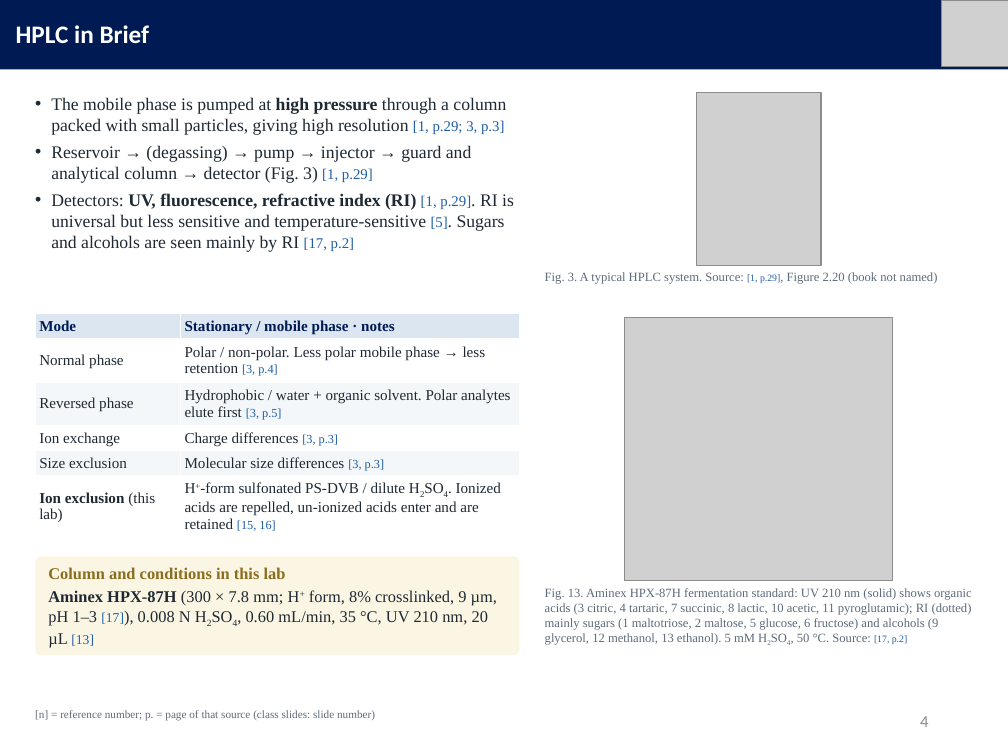
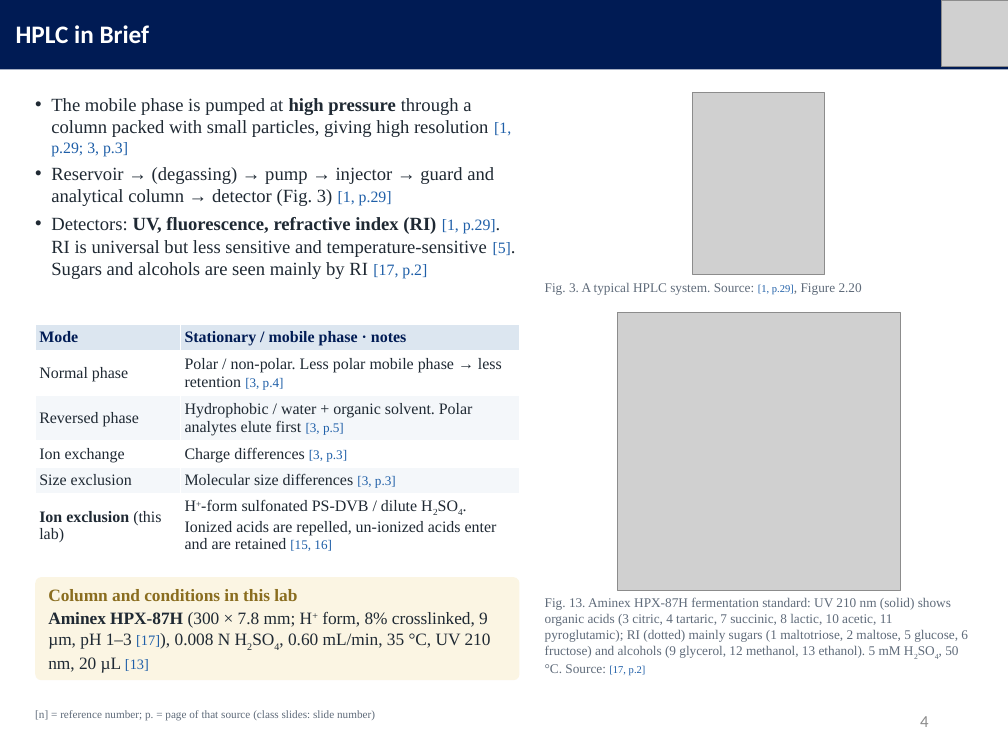
Before and after one commit to mingyu221/office, a slide deck: slide 4 of HPLC_formate_slides_EN.pptx. Drawn at 1008x756 pixels with LibreOffice and Linux fonts; fonts in the diff are those of the drawing; grey boxes stand for pictures. Boxes give left, top, right and bottom in pixels: in the first picture for what was removed or moved away, otherwise in the second. Text is boxed around its words. In the diff, an @@ line names an element or a change of style, - is before the commit and + after.

```diff
--- a/HPLC_formate_slides_EN.pptx
+++ b/HPLC_formate_slides_EN.pptx
@@ text "The mobile phase is pumped ..." at (x1=51, y1=98, x2=511, y2=279): size 12.6 to 13.3 pt in "The mobile phase is pumped at high ...", "Reservoir → (degassing) → pump → injector ...", "Detectors: UV, fluorescence, refractive index (RI) p.29]. ..."; size 10.6 to 11.3 pt in "[1, p.29; 3, p.3]", "[1, p.29]", "[1, p.29]. [5]. [17, p.2]" @@
@@ picture resized from (x1=697, y1=93, x2=822, y2=265) to (x1=692, y1=93, x2=825, y2=274) @@
@@ text at (x1=545, y1=283, x2=862, y2=295): text changed; size 9 to 9.5 pt @@
-Fig. 3. A typical HPLC system. Source: [1, p.29], Figure 2.20 (book not named)
+Fig. 3. A typical HPLC system. Source: [1, p.29], Figure 2.20
@@ table at (x1=35, y1=324, x2=519, y2=557) @@
@@ size 10.8 to 11.4 pt @@
@@ size 8.8 to 9.4 pt in "[3, p.4]", "[3, p.5]", "[3, p.3]", "[3, p.3]" and 1 more places @@
@@ table resized from (x1=35, y1=313, x2=519, y2=537) to (x1=35, y1=324, x2=519, y2=557) @@
@@ picture resized from (x1=625, y1=318, x2=893, y2=581) to (x1=617, y1=312, x2=900, y2=590) @@
@@ rounded rectangle moved from (x1=35, y1=556, x2=519, y2=655) to (x1=35, y1=577, x2=519, y2=679) @@
@@ text "Column and conditions in this ..." moved from (x1=48, y1=567, x2=497, y2=648) to (x1=48, y1=589, x2=491, y2=673) @@
@@ text "Column and conditions in this ..." at (x1=48, y1=589, x2=491, y2=673): size 11.7 to 12.3 pt; size 9.7 to 10.3 pt in "[17]), [13]" @@
@@ text "Fig. 13. Aminex HPX-87H fermentation ..." moved from (x1=545, y1=588, x2=972, y2=645) to (x1=545, y1=597, x2=968, y2=676) @@
@@ text "Fig. 13. Aminex HPX-87H fermentation ..." at (x1=545, y1=597, x2=968, y2=676): size 9 to 9.5 pt; size 7 to 7.5 pt in "[17, p.2]" @@
```
Also in this commit, not shown: 9 other slides changed, 3 other files.
